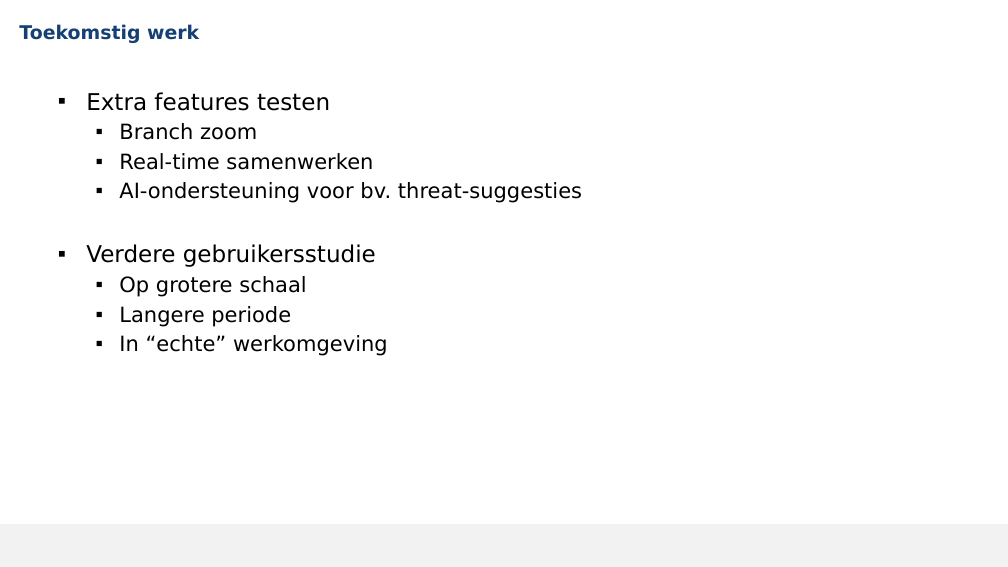
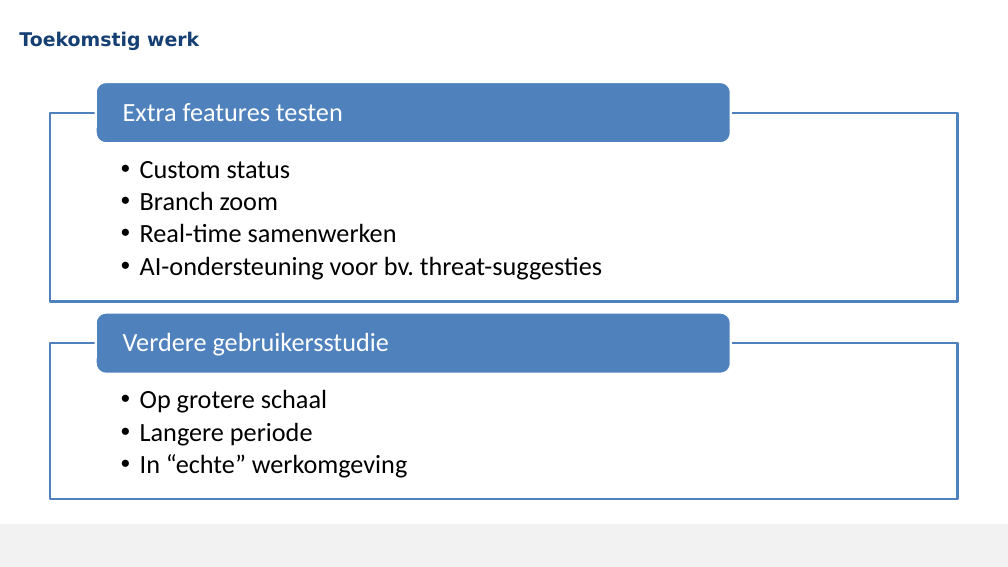
Before and after one commit to MikaG-1952764/masterproef, a slide deck: slide 27 of MP2526_Verdediging.pptx (slide 45 before the commit). Drawn at 1008x567 pixels with LibreOffice and Linux fonts; fonts in the diff are those of the drawing; background and template pictures are left out. Boxes give left, top, right and bottom in pixels: in the first picture for what was removed or moved away, otherwise in the second. Text is boxed around its words. In the diff, an @@ line names an element or a change of style, - is before the commit and + after.

```diff
--- a/MP2526_Verdediging.pptx
+++ b/MP2526_Verdediging.pptx
@@ title "Toekomstig werk" moved from (x1=19, y1=24, x2=199, y2=43) to (x1=19, y1=31, x2=199, y2=50) @@
@@ text removed at (x1=86, y1=92, x2=582, y2=356) @@
-▪ Extra features testen
-  ▪ Branch zoom
-  ▪ Real-time samenwerken
-  ▪ AI-ondersteuning voor bv. threat-suggesties
-▪ Verdere gebruikersstudie
-  ▪ Op grotere schaal
-  ▪ Langere periode
-  ▪ In “echte” werkomgeving
@@ group added at (x1=51, y1=82, x2=958, y2=500): 4 texts, 2 rectangles, 2 rounded rectangles @@
+  • Custom status
+  • Branch zoom
+  • Real-time samenwerken
+  • AI-ondersteuning voor bv. threat-suggesties
+Extra features testen
+  • Op grotere schaal
+  • Langere periode
+  • In “echte” werkomgeving
+Verdere gebruikersstudie
```
Also in this commit, not shown: 12 other slides changed, 6 slides added, 16 slides removed, 1 other file.
